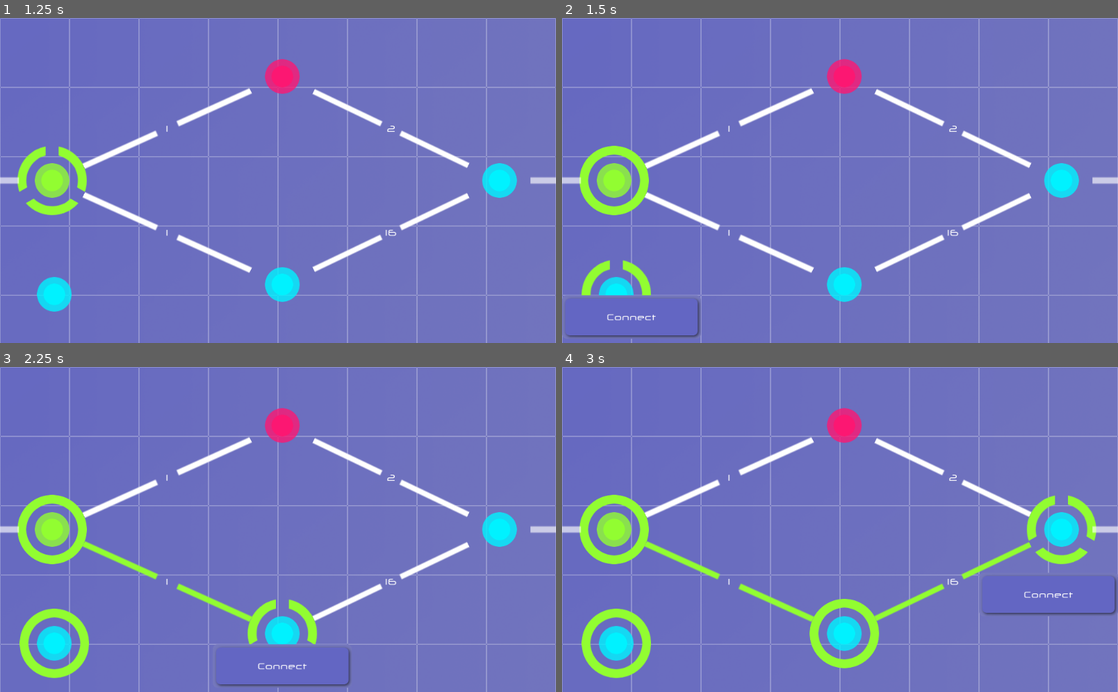
Above: before the commit, frames 1-4 (two rows, left to right).
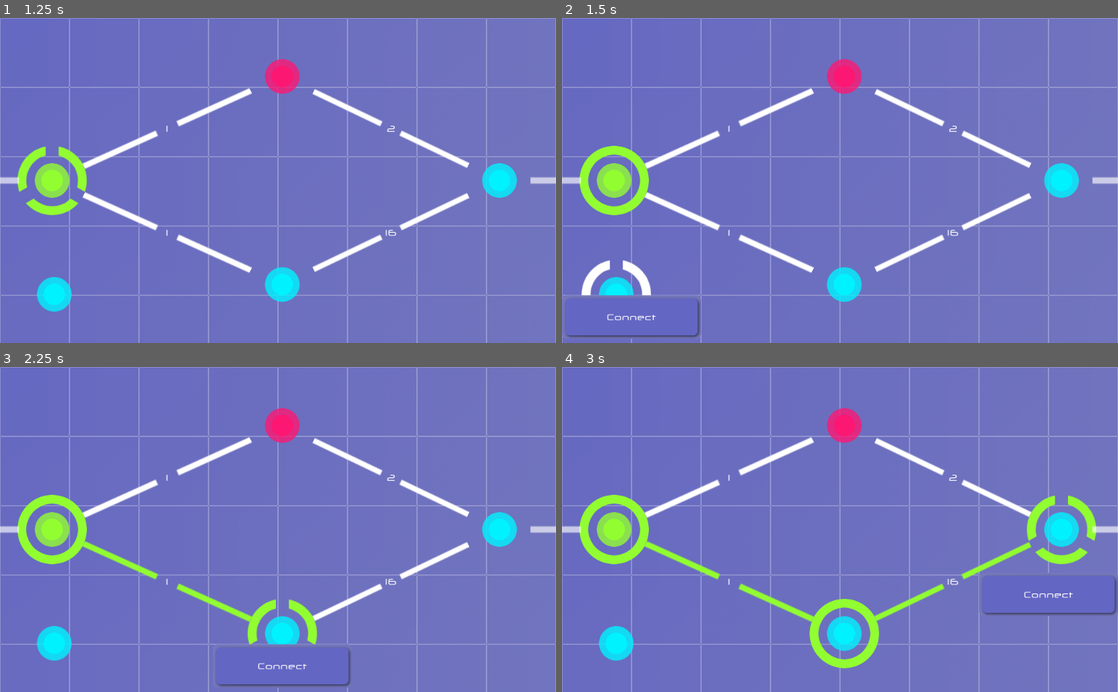
Above: after the commit, the same moments.

Repository: Maaack/Node-Traversal
Game: Godot game, scene res://Scenes/Main.tscn
Two runs of this game, one before a commit and one after it. Both use one fixed random seed, a clock stepped at 60 frames per second and the inputs below.
Inputs (mouse positions are in pixels of both pictures, inside the frame that each line leads up to):
- Up to frame 1 (1.25 s): tap Enter at 0.5 s; move the mouse to (50, 180) at 0.52 s; press the mouse at (50, 180) at 0.53 s
- Up to frame 2 (1.5 s): tap Space at 1.25 s; move the mouse to (617, 294) at 1.27 s; release the mouse at (617, 294) at 1.28 s; click (617, 294) at 1.35 s
- Up to frame 3 (2.25 s): tap Enter at 2 s; move the mouse to (283, 633) at 2.02 s; press the mouse at (283, 633) at 2.03 s
- Up to frame 4 (3 s): tap Space at 2.75 s; move the mouse to (1062, 529) at 2.77 s; release the mouse at (1062, 529) at 2.78 s; click (1062, 529) at 2.85 s

Frame 1 is identical in both runs. In frame 2, 0.5% of the frame differs, in the area x 3-16%, y 74-86%; in frame 3, 1.0%, in the area x 3-16%, y 74-96%; in frame 4, 1.0%.

Commit message:
INIT-01: Fix connected nodes reference. Connect only to adjacent nodes.

Diff:
--- a/Scenes/GameLayer/Character/Character.gd
+++ b/Scenes/GameLayer/Character/Character.gd
@@ -4,11 +4,6 @@
 
 class_name IntrusionCharacter
 
-export(String) var character_name setget set_character_name
-export(Color) var character_color setget set_character_color
-
-func set_character_name(value:String):
-	character_name = value
-
-func set_character_color(value:Color):
-	character_color = value
+export(int) var intrusion_id
+export(String) var intrusion_name
+export(Color) var color
--- a/Scenes/GameLayer/Character/PlayerCharacter.tres
+++ b/Scenes/GameLayer/Character/PlayerCharacter.tres
@@ -4,5 +4,6 @@
 
 [resource]
 script = ExtResource( 1 )
-character_name = "Player"
-character_color = Color( 0.576471, 0.996078, 0.196078, 1 )
+intrusion_id = 0
+intrusion_name = "Player"
+color = Color( 0.576471, 0.996078, 0.196078, 1 )
--- a/Scenes/GameLayer/GameLayer.gd
+++ b/Scenes/GameLayer/GameLayer.gd
@@ -24,7 +24,7 @@
 		if not is_instance_valid(highlighted_node):
 			return
 		if highlighted_node is IntrusionNode:
-			highlighted_node.occupying_character = player_character_resource
+			highlighted_node.connect_character(player_character_resource)
 
 func _on_IntrusionNode_mouse_entered(node:IntrusionNode):
 	if not is_instance_valid(node):
--- a/Scenes/GameLayer/IntrusionNode/IntrusionNode.gd
+++ b/Scenes/GameLayer/IntrusionNode/IntrusionNode.gd
@@ -37,7 +37,7 @@
 	if ring_node == null:
 		return
 	if is_occupied():
-		ring_node.modulate = occupying_character.character_color
+		ring_node.modulate = occupying_character.color
 		ring_node.animation = 'closed'
 	else:
 		ring_node.modulate = Color(1,1,1,1)
@@ -48,6 +48,18 @@
 func is_occupied() -> bool:
 	return is_instance_valid(occupying_character)
 
+func connect_character(character:IntrusionCharacter):
+	if can_connect_character(character):
+		set_occupying_character(character)
+
+func can_connect_character(character:IntrusionCharacter):
+	for connected_node in connected_nodes:
+		if connected_node.occupying_character == null:
+			continue
+		if connected_node.occupying_character.intrusion_id == character.intrusion_id:
+			return true
+	return false
+
 func connect_node(node:IntrusionNode):
 	if connected_nodes.has(node):
 		return
--- a/Scenes/GameLayer/IntrusionPath/IntrusionPath.gd
+++ b/Scenes/GameLayer/IntrusionPath/IntrusionPath.gd
@@ -26,18 +26,14 @@
 	update_text()
 
 func set_target_a_path(value:NodePath):
-	disconnect_nodes()
-	target_a = null
 	target_a_path = value
+	target_a = get_node_or_null(target_a_path)
 	connect_nodes()
-	update_line()
 
 func set_target_b_path(value:NodePath):
-	disconnect_nodes()
-	target_b = null
 	target_b_path = value
+	target_b = get_node_or_null(target_b_path)
 	connect_nodes()
-	update_line()
 
 func set_cost(value:int):
 	cost = value
@@ -48,10 +44,12 @@
 		cost_node.text = str(cost)
 
 func resolve_paths_to_nodes():
-	if target_a == null and target_a_path != null:
-		target_a = get_node_or_null(target_a_path)
-	if target_b == null and target_b_path != null:
-		target_b = get_node_or_null(target_b_path)
+	if target_a == null or target_b == null:
+		if target_a == null and target_a_path != null:
+			target_a = get_node_or_null(target_a_path)
+		if target_b == null and target_b_path != null:
+			target_b = get_node_or_null(target_b_path)
+		connect_nodes()
 
 func update_line() -> void:
 	resolve_paths_to_nodes()
@@ -102,6 +100,6 @@
 	if sprite_node == null:
 		return
 	if occupying_character != null:
-		sprite_node.modulate = character.character_color
+		sprite_node.modulate = character.color
 	else:
 		sprite_node.modulate = Color(1,1,1,1)
